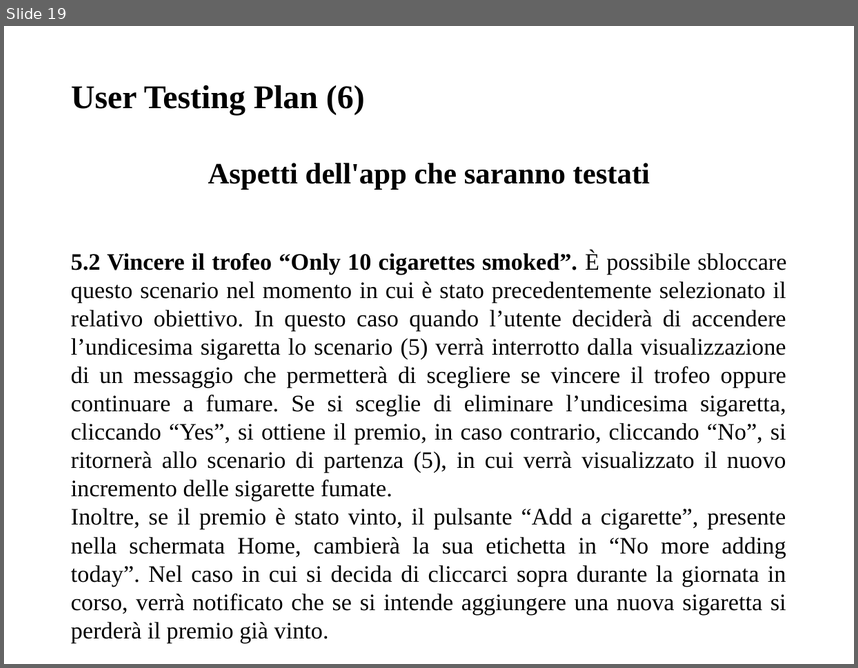
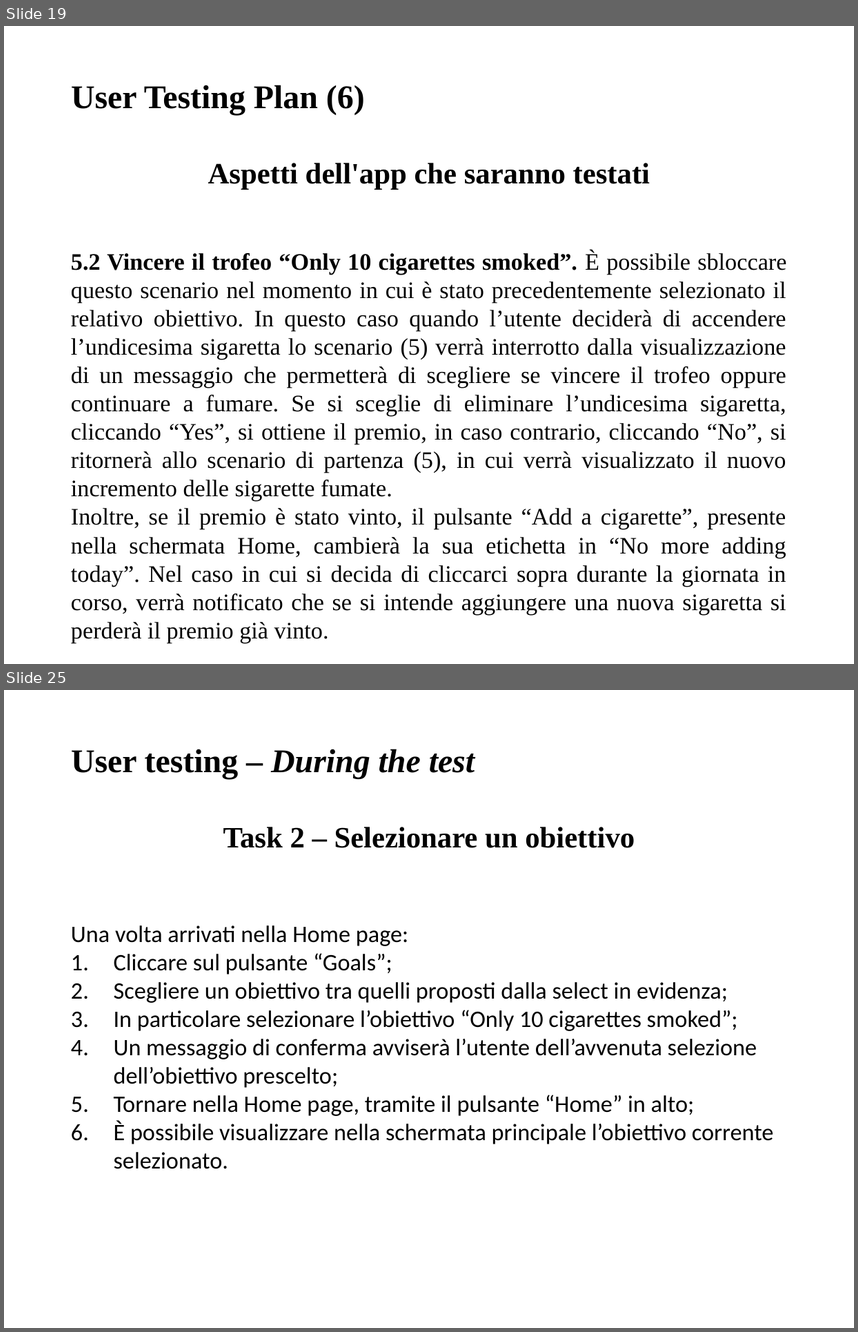
Before and after one commit to giusmastro91/Cognitive-systems, a slide deck: Prova_6/Leone_Mastrosimone_PresentazioneProgetto.pptx. Shown one above the other, each under a label of ours: slide 19 before the commit, slides 19 and 25 after it; the slides between them are not shown. The pictures are 858x668 and 858x1332 pixels, drawn with LibreOffice and Linux fonts; fonts in the diff are those of the drawing. Boxes give left, top, right and bottom in pixels: in the first picture for what was removed or moved away, otherwise in the second. Text is boxed around its words. In the diff, an @@ line names an element or a change of style, - is before the commit and + after.

```diff
--- a/Prova_6/Leone_Mastrosimone_PresentazioneProgetto.pptx
+++ b/Prova_6/Leone_Mastrosimone_PresentazioneProgetto.pptx
@@ slide 25 added at [4,690,854,1328], background #FFFFFF @@
@@ title added at [71,749,475,779], 28 pt, text #000000, bold, italic @@
+User testing – During the test
@@ text added at [71,827,774,1169], 20 pt, text #000000 @@
+Task 2 – Selezionare un obiettivo
+Una volta arrivati nella Home page:
+1. Cliccare sul pulsante “Goals”;
+2. Scegliere un obiettivo tra quelli proposti dalla select in evidenza;
+3. In particolare selezionare l’obiettivo “Only 10 cigarettes smoked”;
+4. Un messaggio di conferma avviserà l’utente dell’avvenuta selezione dell’obiettivo prescelto;
+5. Tornare nella Home page, tramite il pulsante “Home” in alto;
+6. È possibile visualizzare nella schermata principale l’obiettivo corrente selezionato.
```
Also in this commit, not shown: 19 other slides added.
